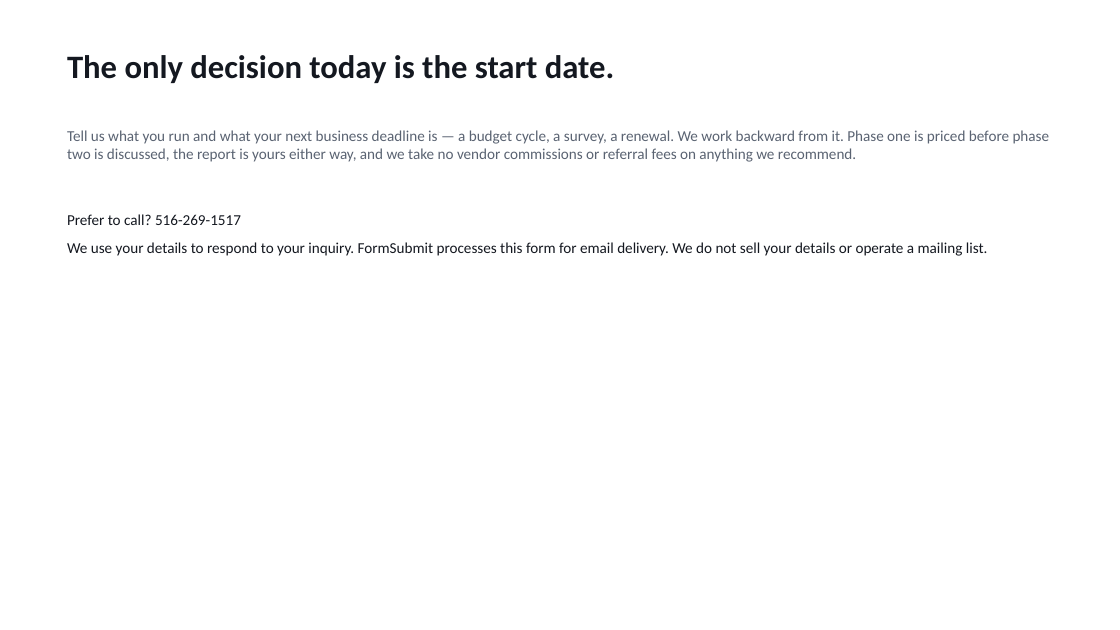
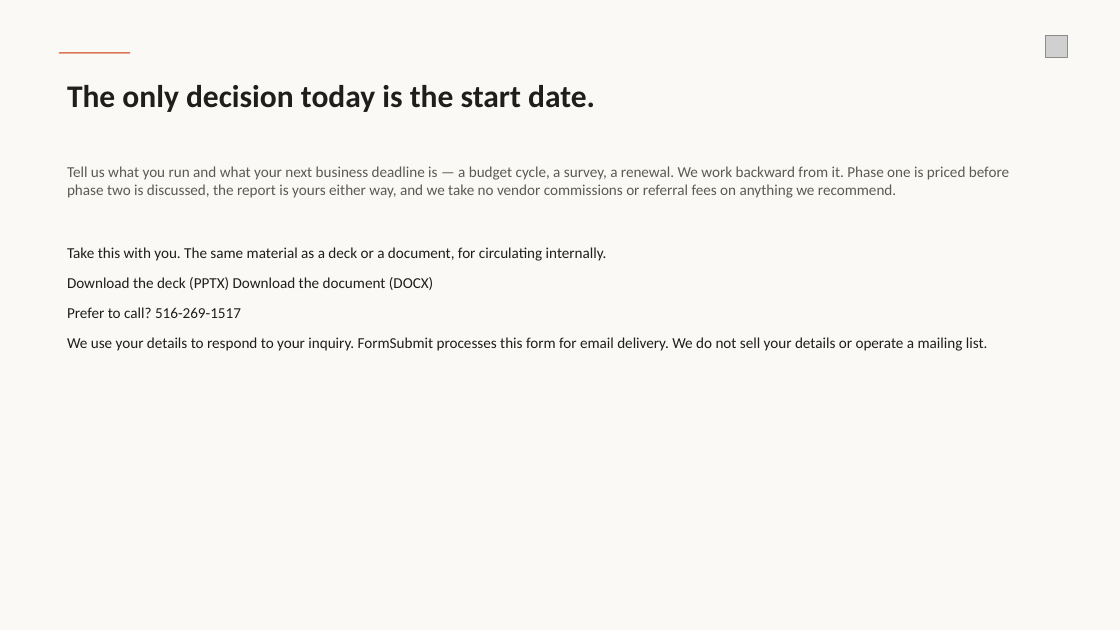
Before and after one commit to wirewalktech/AI-Extension, a slide deck: slide 12 of operating-review.pptx. Drawn at 1120x630 pixels with LibreOffice and Linux fonts; fonts in the diff are those of the drawing; grey boxes stand for pictures. Boxes give left, top, right and bottom in pixels: in the first picture for what was removed or moved away, otherwise in the second. Text is boxed around its words. In the diff, an @@ line names an element or a change of style, - is before the commit and + after.

```diff
--- a/operating-review.pptx
+++ b/operating-review.pptx
@@ background #FFFFFF to #FAF9F5 @@
@@ rectangle added at bbox=[59, 52, 130, 54], fill #D97757 @@
@@ picture added at bbox=[1046, 35, 1068, 57] @@
@@ text "The only decision today is ...": place and size @@
-text "The only decision today is ..." at bbox=[67, 55, 614, 83]
+text "The only decision today is ..." at bbox=[67, 85, 595, 112]
@@ text "The only decision today is ..." at bbox=[67, 85, 595, 112]: size 28 to 27 pt, text colour #141820 to #1F1E1D @@
@@ text "Tell us what you run ...": place and size @@
-text "Tell us what you run ..." at bbox=[67, 130, 1050, 162]
+text "Tell us what you run ..." at bbox=[67, 166, 1009, 198]
@@ text "Tell us what you run ..." at bbox=[67, 166, 1009, 198]: text colour #5A6372 to #5C5A54 @@
@@ text "Take this with you. The ...": place and size @@
-text "Take this with you. The ..." at bbox=[67, 214, 988, 256]
+text "Take this with you. The ..." at bbox=[67, 247, 988, 351]
@@ text at bbox=[67, 247, 607, 290]: paragraphs added @@
+Take this with you. The same material as a deck or a document, for circulating internally.
+Download the deck (PPTX) Download the document (DOCX)
@@ text at bbox=[67, 307, 988, 351]: text colour #141820 to #1F1E1D in "Prefer to call? 516-269-1517", "We use your details to respond to ..."; more space between paragraphs @@
```
Also in this commit, not shown: 11 other slides changed, 5 other files.
